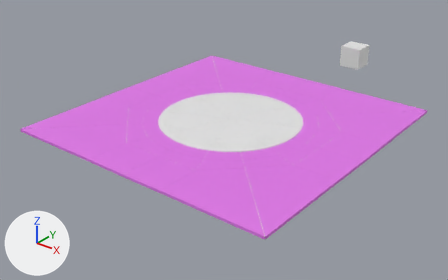
An edit to the FBX model Assets/FBX/Conrol_Rooms/Apple_Core_Floor.fbx, drawn before and after from the same camera.
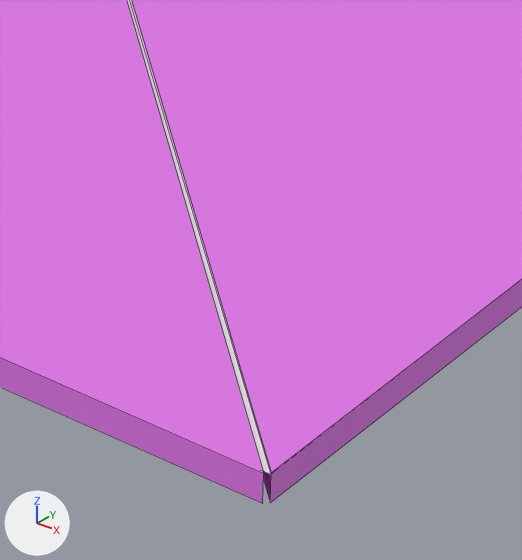
Each version appears first whole from a camera (50 mm lens) standing at (8.92, -11.43, 6.42) and looking at (-0.62, 0.51, -0.98), and next in a close-up on the part from 53% to 65% of the width and 67% to 88% of the height. Lighting does not change. The marker at lower left points along +X, +Y and +Z. The close-ups show mesh edges as thin lines. Where no turn or scale is listed for an object, it has been applied to the vertices.
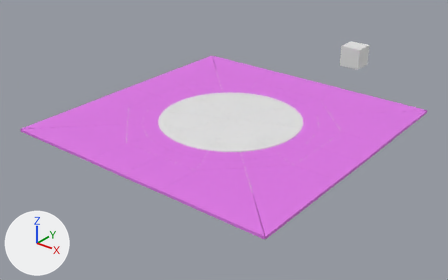
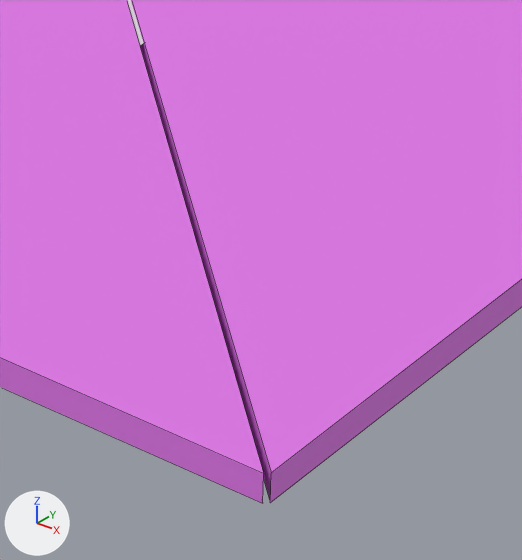
Where the change shows, as pixel boxes (x1, y1, x2, y2) in the close-ups (522 x 560 px):
'Circle.000', reshaped: before (127, 0, 271, 474); after (127, 0, 144, 46)

The change, as a diff of the scene's bpy script:
```diff
--- a/Assets/FBX/Conrol_Rooms/Apple_Core_Floor.fbx.py
+++ b/Assets/FBX/Conrol_Rooms/Apple_Core_Floor.fbx.py
@@ me_circle_000 @@
 # used by ob_circle_000; location = (0.0, 0.0, -0.023)
-me_circle_000.from_pydata(...)  # 48 vertices, 32 faces; spans x -3.7..3.7, y -3.7..3.7, z 0.0
+me_circle_000.from_pydata(...)  # 42 vertices, 28 faces; spans x -2.61..2.61, y -3.7..3.7, z 0.0
+# me_circle_000 part 1
+# 5 vertices are removed from x 3.69..3.7, y -3.69..3.69, z 0.0
+# 6 faces are deleted
+# 2 vertices are added at (2.61, -3.69, 0.0), (2.61, 3.69, 0.0)
+# 4 new faces join them
```
